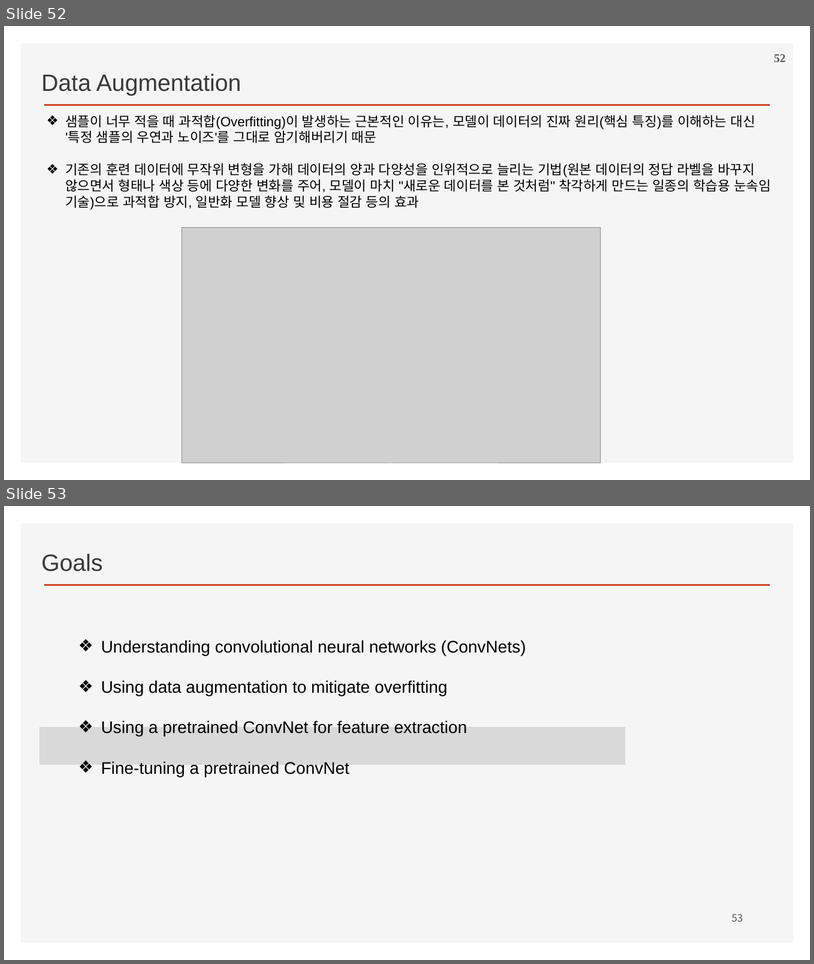
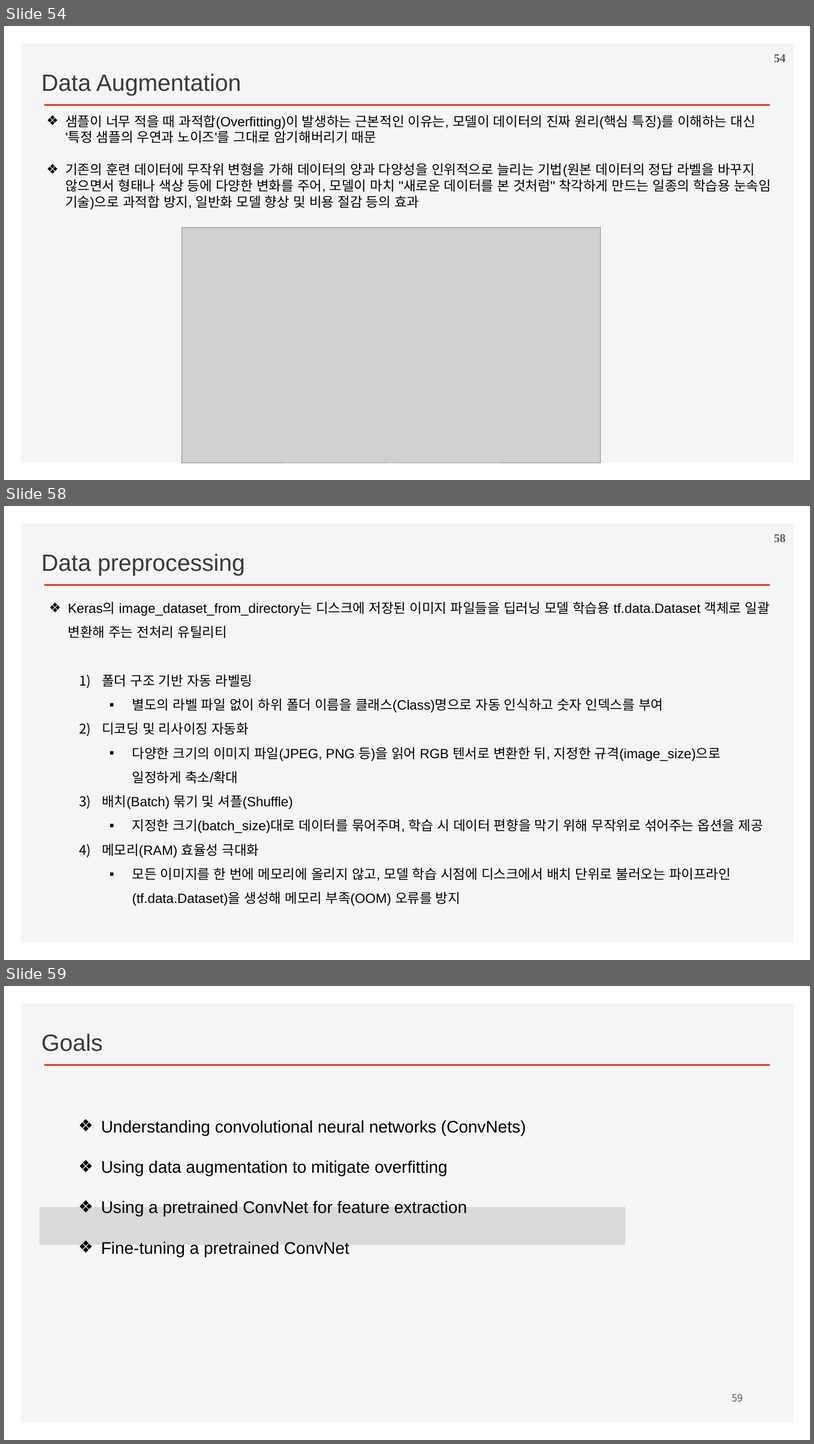
Before and after one commit to ancestor9/2026_Fall_Deep-Learning-with-Python, a slide deck: Chapter 08 Image Classification.pptx. Shown one above the other, each under a label of ours: slides 52 and 53 before the commit, slides 54, 58 and 59 after it; the slides between them are not shown. The pictures are 814x964 and 814x1444 pixels, drawn with LibreOffice and Linux fonts; fonts in the diff are those of the drawing; grey boxes stand for pictures; background and template pictures are left out. Boxes give left, top, right and bottom in pixels: in the first picture for what was removed or moved away, otherwise in the second. Text is boxed around its words. In the diff, an @@ line names an element or a change of style, - is before the commit and + after.

```diff
--- a/Chapter 08 Image Classification.pptx
+++ b/Chapter 08 Image Classification.pptx
@@ slide 58 added at [4,506,810,960], background #FFFFFF; not listed: 2 template elements that a slide beside it also shows @@
@@ page number added at [774,534,786,542], 14 pt, text #595959, bold @@
+58
@@ text added at [41,553,245,576], 28 pt, text #3B3838 @@
+Data preprocessing
@@ text added at [68,601,770,906], 16 pt, text #000000 @@
+❖ Keras의 image_dataset_from_directory는 디스크에 저장된 이미지 파일들을 딥러닝 모델 학습용 tf.data.Dataset 객체로 일괄 변환해 주는 전처리 유틸리티
+  1) 폴더 구조 기반 자동 라벨링
+    ▪ 별도의 라벨 파일 없이 하위 폴더 이름을 클래스(Class)명으로 자동 인식하고 숫자 인덱스를 부여
+  2) 디코딩 및 리사이징 자동화
+    ▪ 다양한 크기의 이미지 파일(JPEG, PNG 등)을 읽어 RGB 텐서로 변환한 뒤, 지정한 규격(image_size)으로 일정하게 축소/확대
+  3) 배치(Batch) 묶기 및 셔플(Shuffle)
+    ▪ 지정한 크기(batch_size)대로 데이터를 묶어주며, 학습 시 데이터 편향을 막기 위해 무작위로 섞어주는 옵션을 제공
+  4) 메모리(RAM) 효율성 극대화
+    ▪ 모든 이미지를 한 번에 메모리에 올리지 않고, 모델 학습 시점에 디스크에서 배치 단위로 불러오는 파이프라인(tf.data.Dataset)을 생성해 메모리 부족(OOM) 오류를 방지
@@ what was slide 52 is now slide 54 @@
@@ page number at [774,54,786,62]: text changed @@
-52
+54
@@ what was slide 53 is now slide 59 @@
@@ page number at [732,1393,743,1401]: text changed @@
-53
+59
```
Also in this commit, not shown: 5 other slides added.
